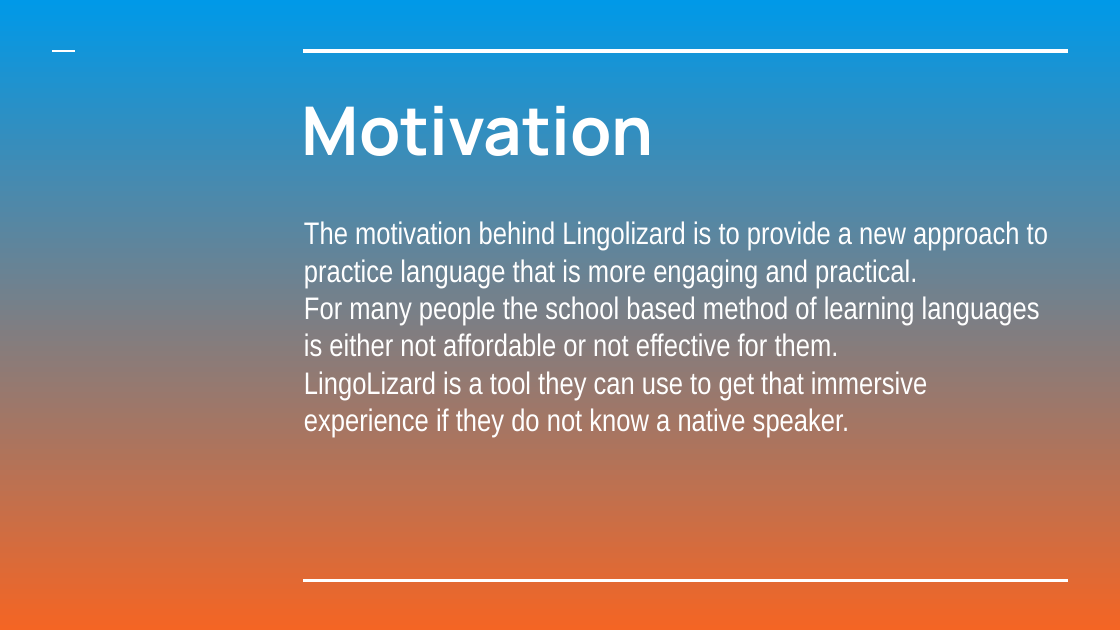
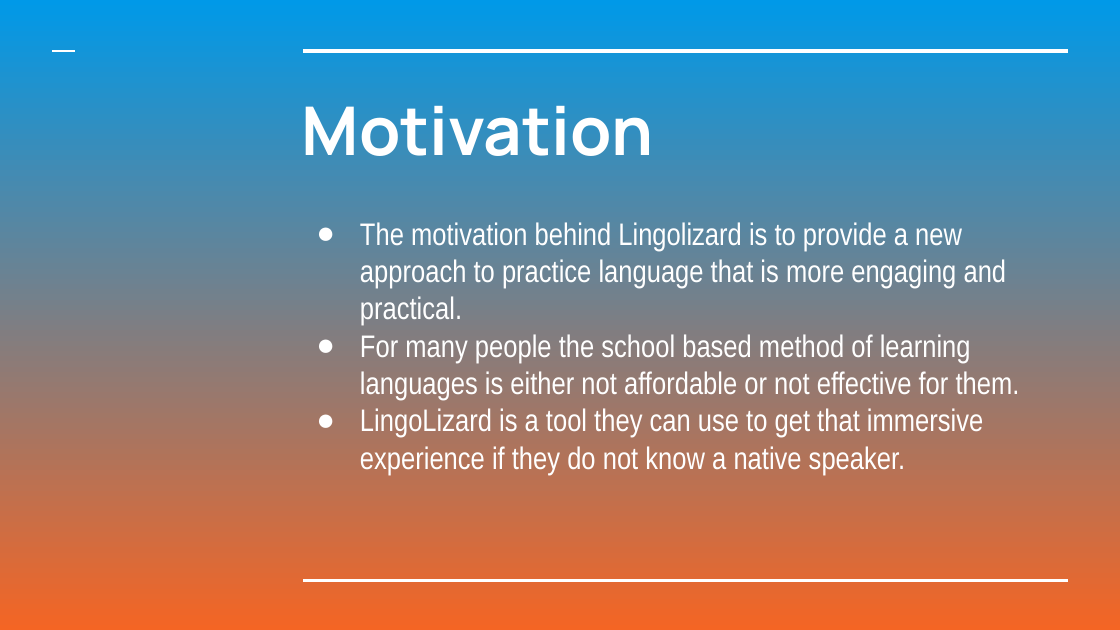
Before and after one commit to mjc136/4thYearProject, a slide deck: slide 5 of IterationZero/LingoLizard.pptx (slide 4 before the commit). Drawn at 1120x630 pixels with LibreOffice and Linux fonts; fonts in the diff are those of the drawing. Boxes give left, top, right and bottom in pixels: in the first picture for what was removed or moved away, otherwise in the second. Text is boxed around its words. In the diff, an @@ line names an element or a change of style, - is before the commit and + after.

```diff
--- a/IterationZero/LingoLizard.pptx
+++ b/IterationZero/LingoLizard.pptx
@@ subtitle "The motivation behind Lingolizard is ..." at [360, 222, 1020, 475]: bullet none to ● @@
```
Also in this commit, not shown: 6 other slides changed, 5 slides added, 1 slide removed, 2 other files.
